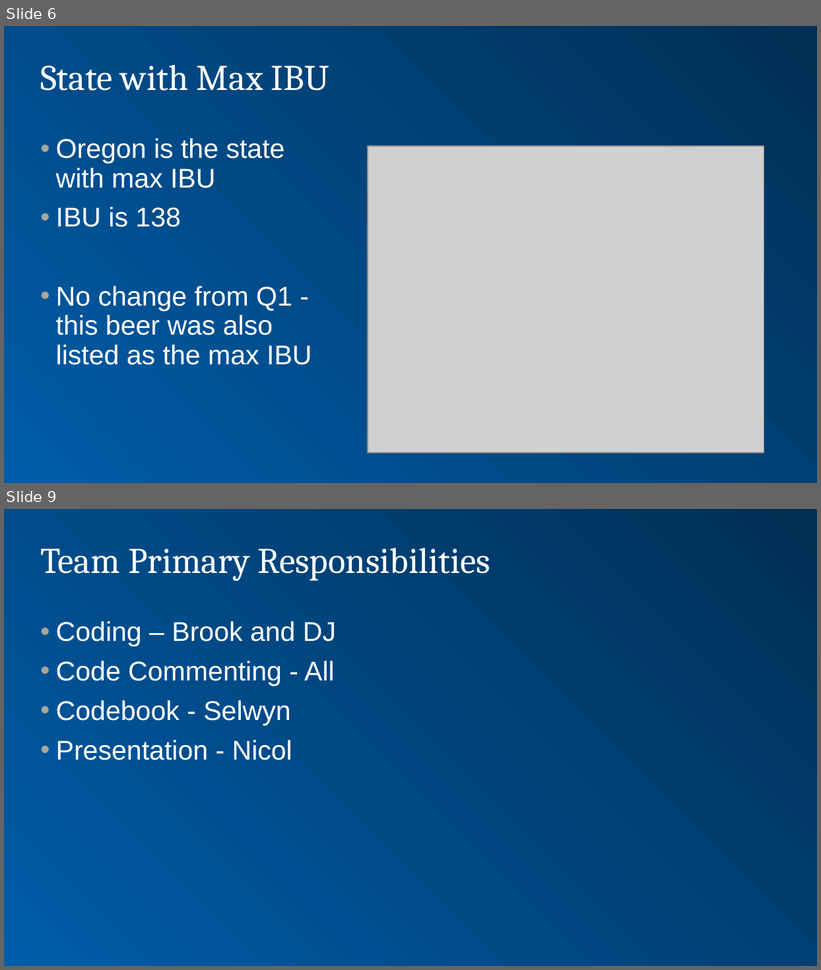
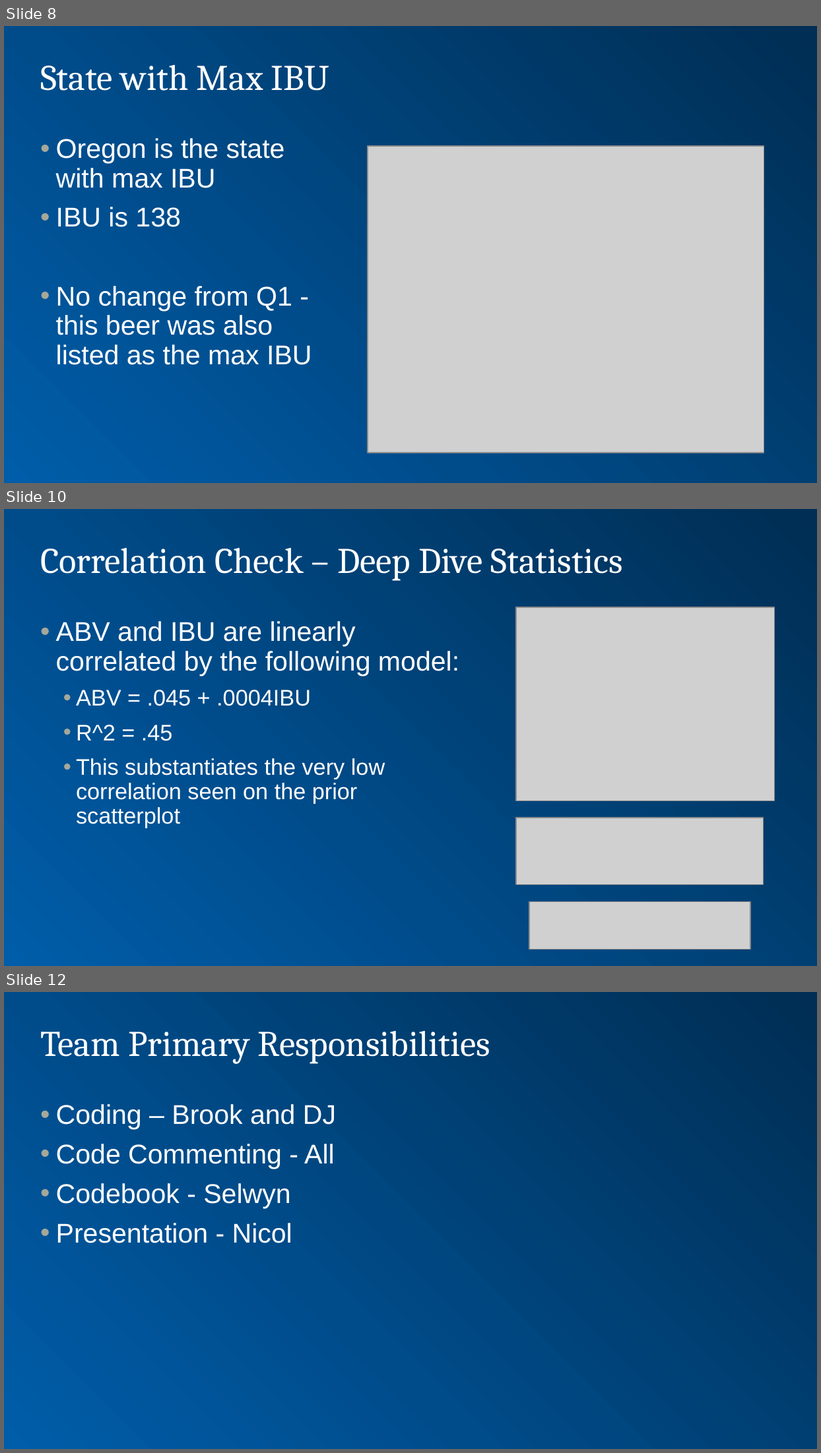
Before and after one commit to selwyn-samuel-smu/CaseStudy01, a slide deck: CaseStudy1Presentation.pptx. Shown one above the other, each under a label of ours: slides 6 and 9 before the commit, slides 8, 10 and 12 after it; the slides between them are not shown. The pictures are 821x970 and 821x1453 pixels, drawn with LibreOffice and Linux fonts; fonts in the diff are those of the drawing; grey boxes stand for pictures; background and template pictures are left out. Boxes give left, top, right and bottom in pixels: in the first picture for what was removed or moved away, otherwise in the second. Text is boxed around its words. In the diff, an @@ line names an element or a change of style, - is before the commit and + after.

```diff
--- a/CaseStudy1Presentation.pptx
+++ b/CaseStudy1Presentation.pptx
@@ slide 10 added at bbox=[4, 509, 817, 966], background gradient #002F54 to #005DA9 @@
@@ title added at bbox=[40, 548, 622, 581], 32 pt, text #FFFFFF @@
+Correlation Check – Deep Dive Statistics
@@ picture added at bbox=[516, 607, 775, 801] @@
@@ text added at bbox=[56, 621, 459, 828], 20 pt, text #FFFFFF @@
+• ABV and IBU are linearly correlated by the following model:
+  • ABV = .045 + .0004IBU
+  • R^2 = .45
+  • This substantiates the very low correlation seen on the prior scatterplot
@@ picture added at bbox=[516, 818, 764, 885] @@
@@ picture added at bbox=[529, 902, 750, 949] @@
@@ what was slide 6 is now slide 8 @@
@@ what was slide 9 is now slide 12 @@
```
Also in this commit, not shown: 2 slides changed, 5 other slides added.
